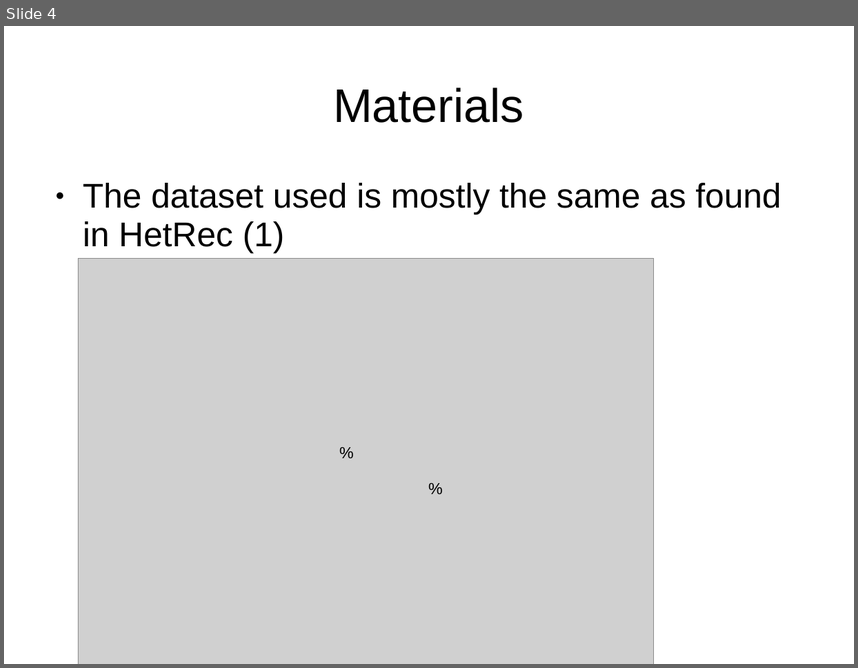
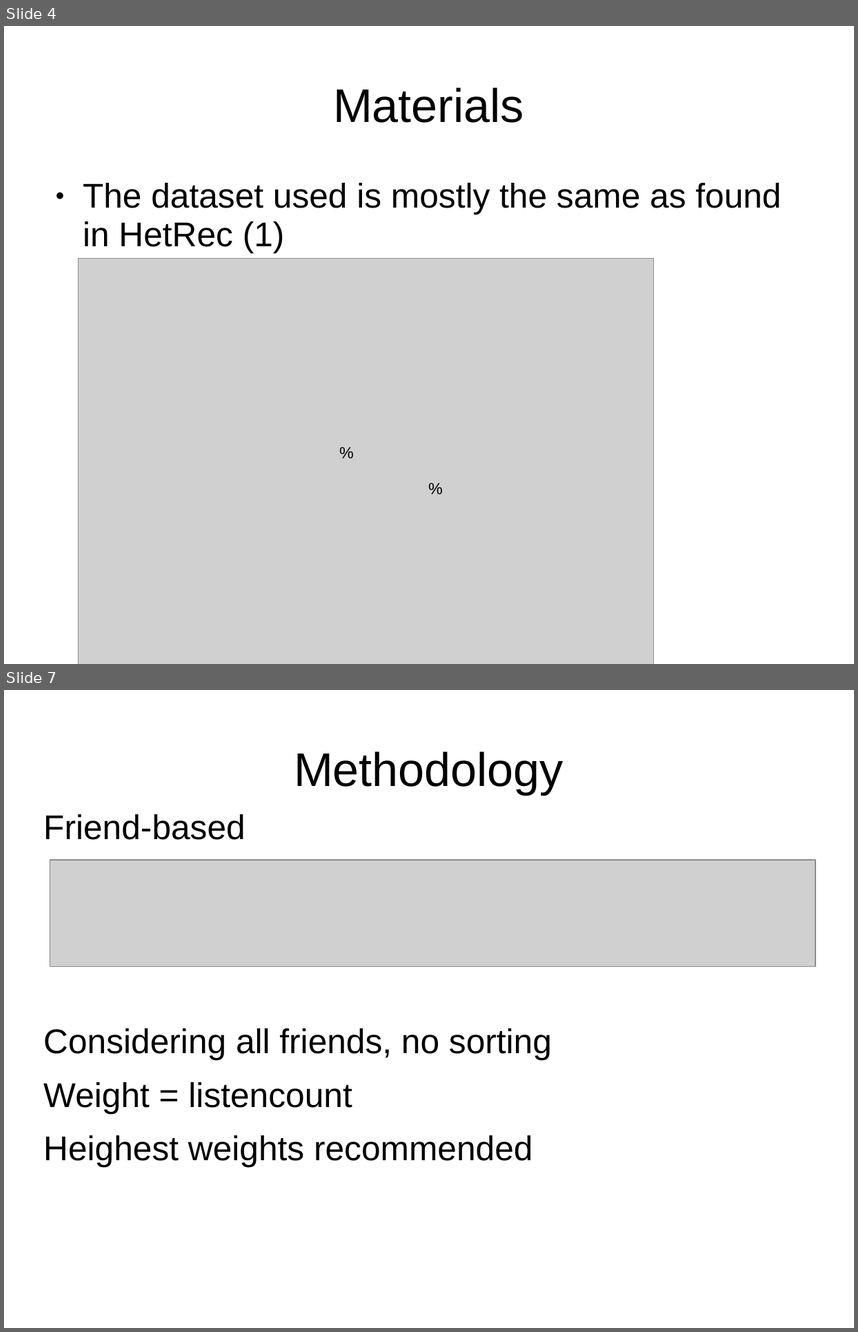
Before and after one commit to nvtslot/IR-recommender-lastfm, a slide deck: presentation.ppt. Shown one above the other, each under a label of ours: slide 4 before the commit, slides 4 and 7 after it; the slides between them are not shown. The pictures are 858x668 and 858x1332 pixels, drawn with LibreOffice and Linux fonts; fonts in the diff are those of the drawing; grey boxes stand for pictures. Boxes give left, top, right and bottom in pixels: in the first picture for what was removed or moved away, otherwise in the second. Text is boxed around its words. In the diff, an @@ line names an element or a change of style, - is before the commit and + after.

```diff
--- a/presentation.ppt
+++ b/presentation.ppt
@@ slide 7 added at [4, 690, 854, 1328], background #FFFFFF @@
@@ title added at [294, 751, 564, 794], 44 pt, text #000000 @@
+Methodology
@@ text added at [43, 814, 552, 1167], 32 pt, text #000000 @@
+Friend-based
+Considering all friends, no sorting
+Weight = listencount
+Heighest weights recommended
@@ picture added at [50, 860, 815, 966] @@
```
Also in this commit, not shown: 5 slides changed, 2 other slides added, 2 slides removed.
